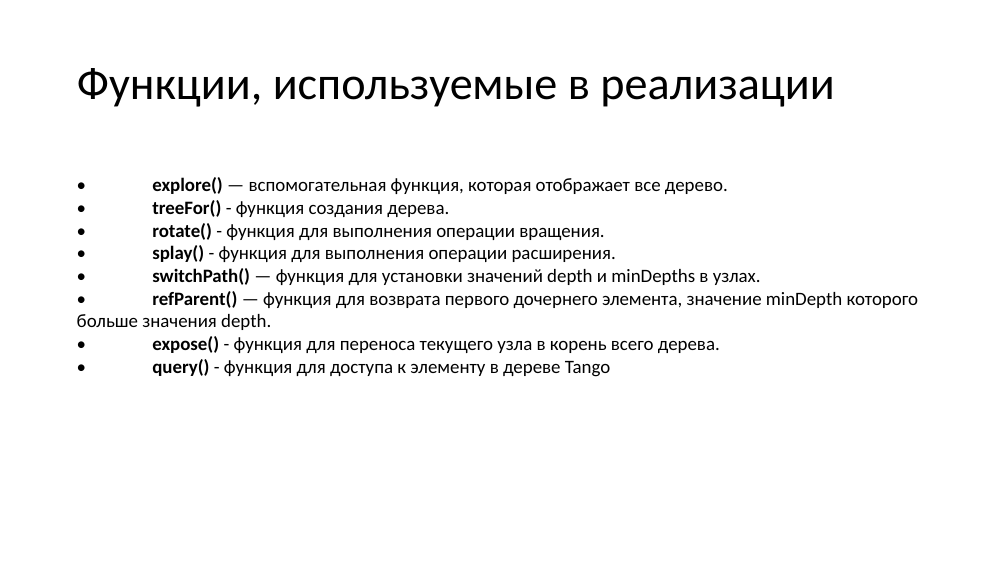
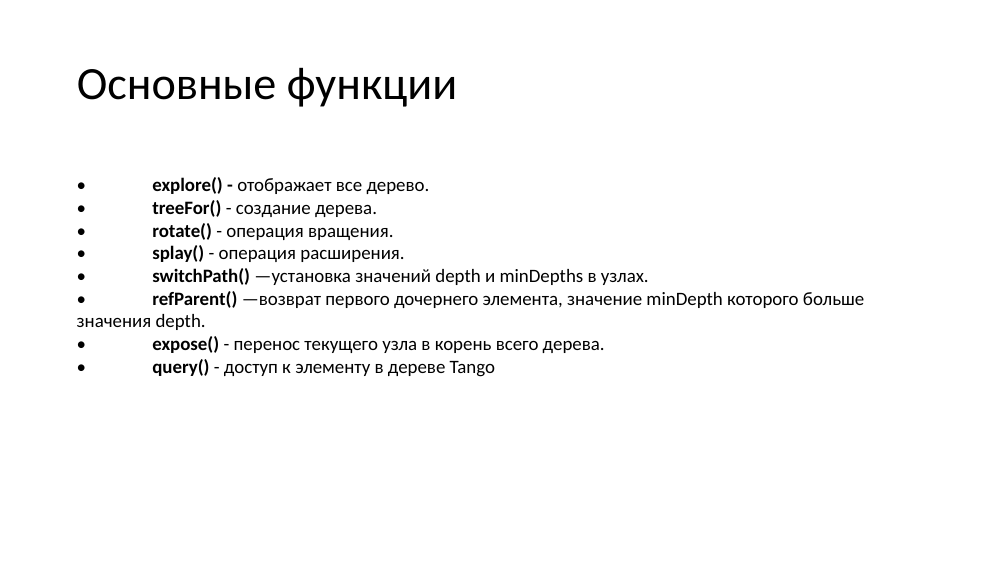
Before and after one commit to Far0ver/TangoTree, a slide deck: slide 12 of Танго дерево презентация.pptx. Drawn at 1008x567 pixels with LibreOffice and Linux fonts; fonts in the diff are those of the drawing. Boxes give left, top, right and bottom in pixels: in the first picture for what was removed or moved away, otherwise in the second. Text is boxed around its words. In the diff, an @@ line names an element or a change of style, - is before the commit and + after.

```diff
--- a/Танго дерево презентация.pptx
+++ b/Танго дерево презентация.pptx
@@ title at <box>77,67,457,107</box>: text changed @@
-Функции, используемые в реализации
+Основные функции
@@ text at <box>77,177,864,377</box>: text changed @@
-• explore() — вспомогательная функция, которая отображает все дерево.
-• treeFor() - функция создания дерева.
-• rotate() - функция для выполнения операции вращения.
-• splay() - функция для выполнения операции расширения.
-• switchPath() — функция для установки значений depth и minDepths в узлах.
-• refParent() — функция для возврата первого дочернего элемента, значение minDepth которого больше значения depth.
-• expose() - функция для переноса текущего узла в корень всего дерева.
-• query() - функция для доступа к элементу в дереве Tango
+• explore() - отображает все дерево.
+• treeFor() - создание дерева.
+• rotate() - операция вращения.
+• splay() - операция расширения.
+• switchPath() —установка значений depth и minDepths в узлах.
+• refParent() —возврат первого дочернего элемента, значение minDepth которого больше значения depth.
+• expose() - перенос текущего узла в корень всего дерева.
+• query() - доступ к элементу в дереве Tango
```
Also in this commit, not shown: 9 other slides changed.
